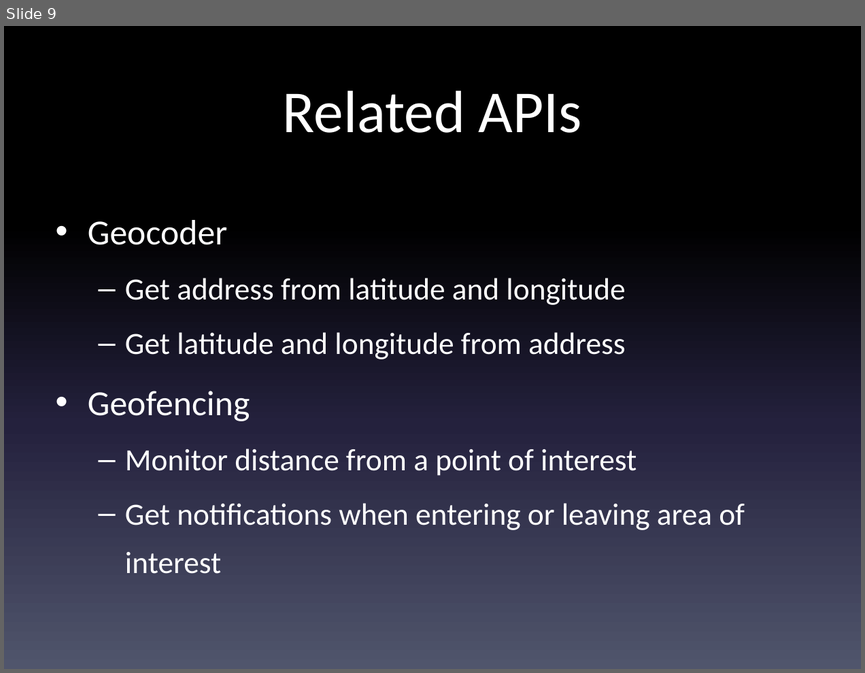
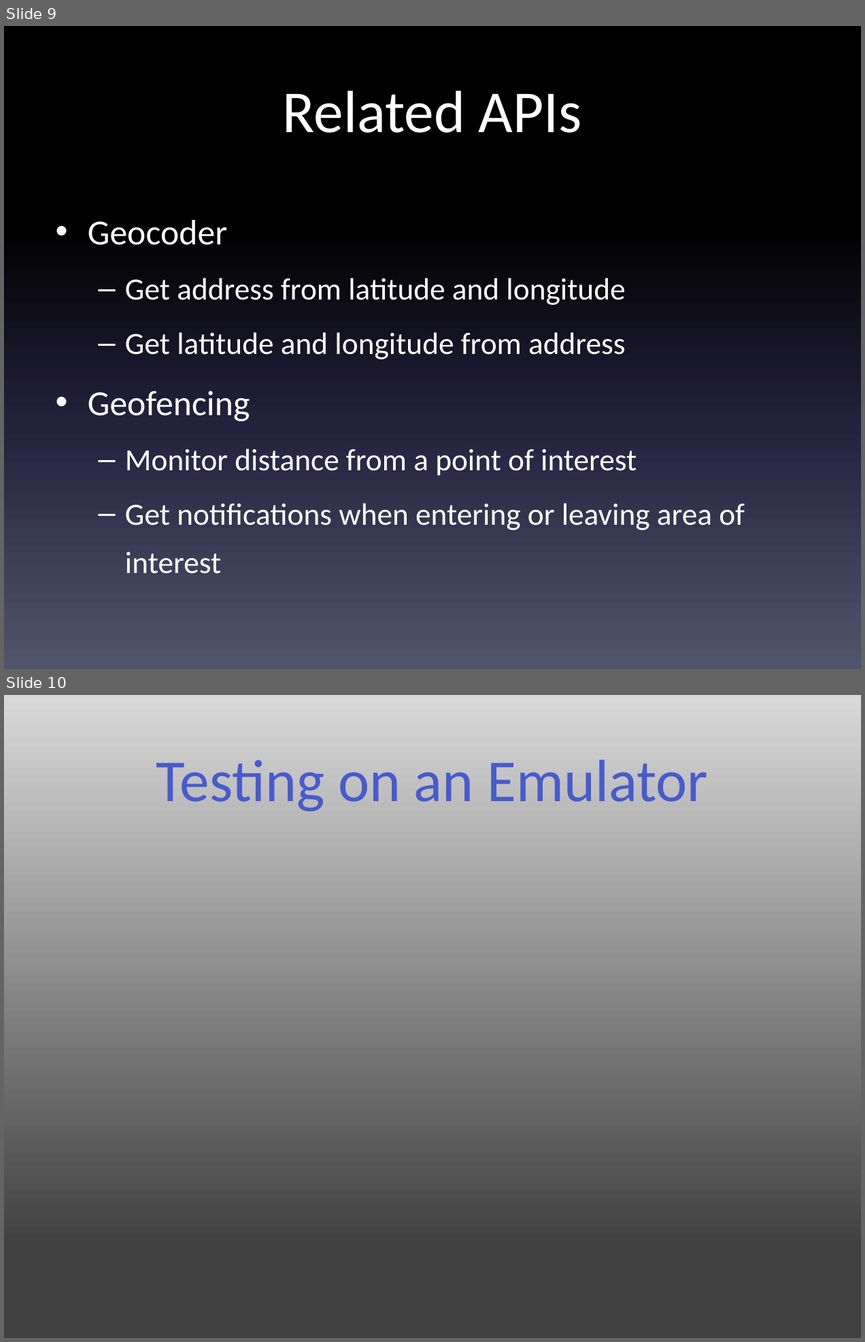
Before and after one commit to LCC-CIT/CS235AM-CourseMaterials, a slide deck: Slides/Wk9Day1-GeolocationOverview.pptx. Shown one above the other, each under a label of ours: slide 9 before the commit, slides 9 and 10 after it. The pictures are 865x673 and 865x1342 pixels, drawn with LibreOffice and Linux fonts; fonts in the diff are those of the drawing. Boxes give left, top, right and bottom in pixels: in the first picture for what was removed or moved away, otherwise in the second. Text is boxed around its words. In the diff, an @@ line names an element or a change of style, - is before the commit and + after.

```diff
--- a/Slides/Wk9Day1-GeolocationOverview.pptx
+++ b/Slides/Wk9Day1-GeolocationOverview.pptx
@@ slide 10 added at (4, 695, 861, 1338), background gradient #D9D9D9 to #404040 @@
@@ title added at (156, 760, 708, 811), 50 pt, text #475BCD @@
+Testing on an Emulator
```
Also in this commit, not shown: 1 slide changed, 1 other slide added, 5 other files.
